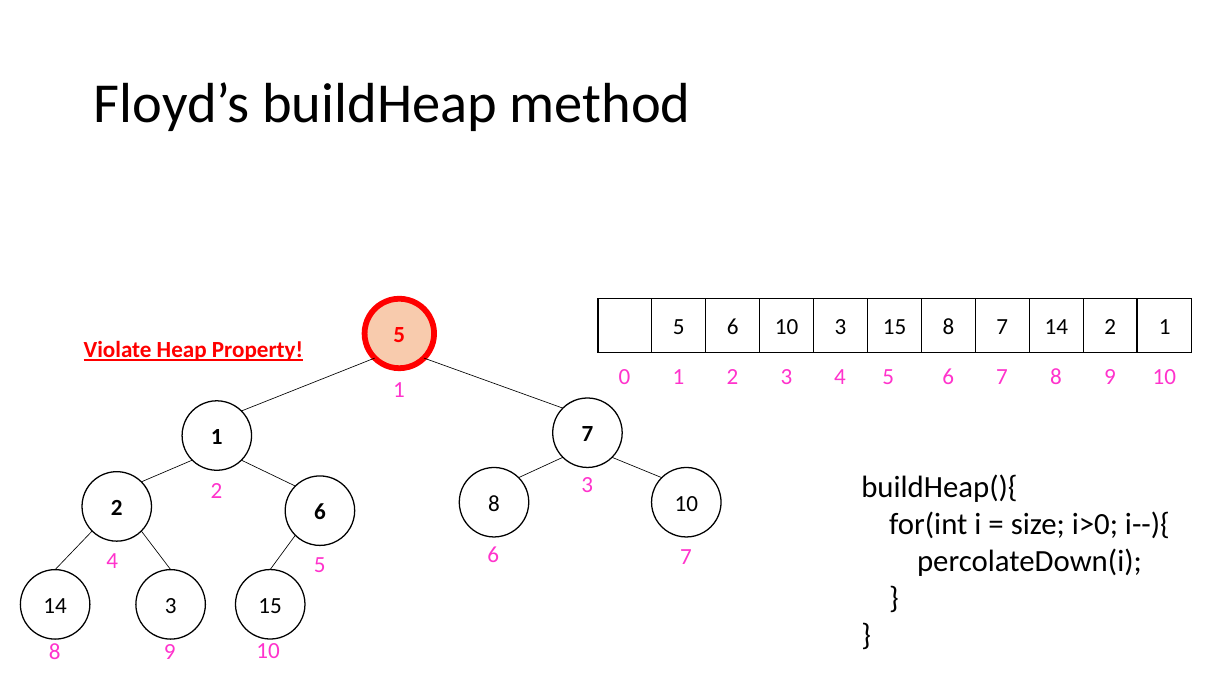
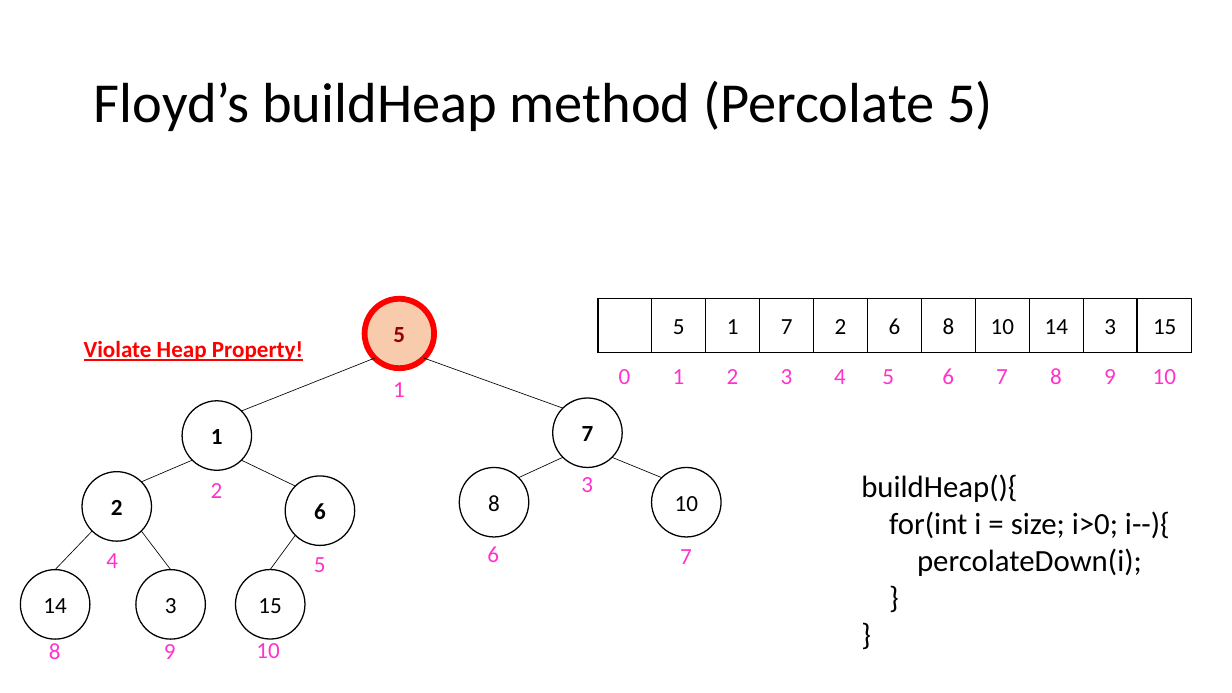
Before and after one commit to natebrunelle/cse332, a slide deck: slide 34 of demo_site/files/slides/lecture5_pqs_inkb.pptx. Drawn at 1232x693 pixels with LibreOffice and Linux fonts; fonts in the diff are those of the drawing; grey boxes stand for pictures. Boxes give left, top, right and bottom in pixels: in the first picture for what was removed or moved away, otherwise in the second. Text is boxed around its words. In the diff, an @@ line names an element or a change of style, - is before the commit and + after.

```diff
--- a/demo_site/files/slides/lecture5_pqs_inkb.pptx
+++ b/demo_site/files/slides/lecture5_pqs_inkb.pptx
@@ title at <box>94,81,993,131</box>: text changed @@
-Floyd’s buildHeap method
+Floyd’s buildHeap method (Percolate 5)
@@ ellipse "5" at <box>365,299,434,368</box>: text colour #FF0000 to #940000 @@
@@ rectangle "1": place and size @@
-rectangle "1" at <box>1138,299,1191,352</box>
+rectangle "1" at <box>706,299,760,352</box>
@@ rectangle "7": place and size @@
-rectangle "7" at <box>976,299,1030,352</box>
+rectangle "7" at <box>760,299,813,352</box>
@@ rectangle "2": place and size @@
-rectangle "2" at <box>1083,299,1137,352</box>
+rectangle "2" at <box>814,299,868,352</box>
@@ rectangle "6": place and size @@
-rectangle "6" at <box>706,299,760,352</box>
+rectangle "6" at <box>868,299,921,352</box>
@@ rectangle "10": place and size @@
-rectangle "10" at <box>760,299,813,352</box>
+rectangle "10" at <box>976,299,1030,352</box>
@@ rectangle "3": place and size @@
-rectangle "3" at <box>814,299,868,352</box>
+rectangle "3" at <box>1083,299,1137,352</box>
@@ rectangle "15": place and size @@
-rectangle "15" at <box>868,299,921,352</box>
+rectangle "15" at <box>1138,299,1191,352</box>
```
Also in this commit, not shown: 30 other slides changed, 1 slide added, 1 slide removed, 9 other files.
